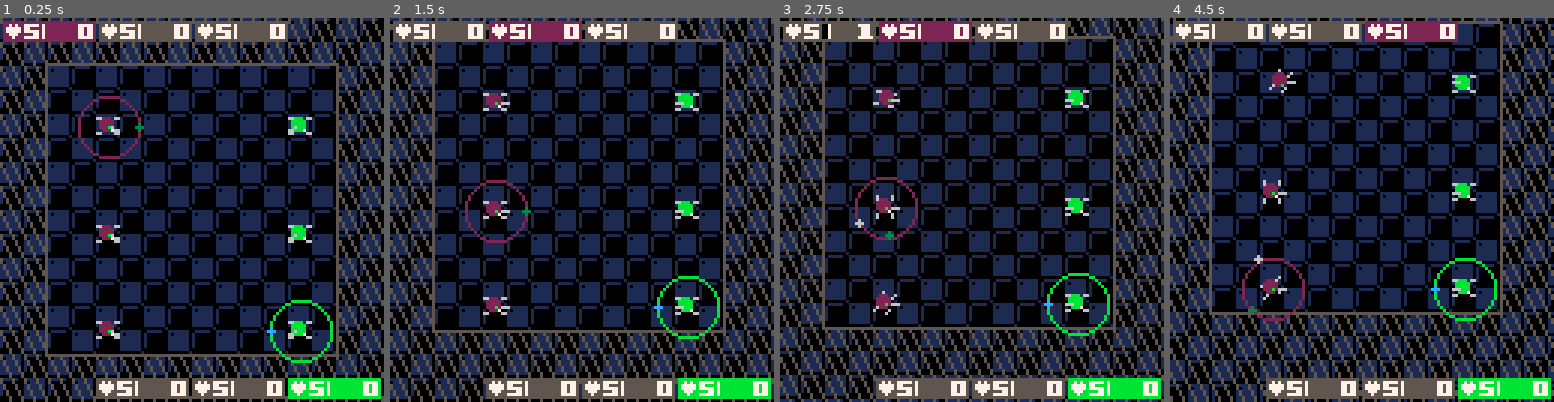
Above: before the commit, frames 1-4 (left to right).
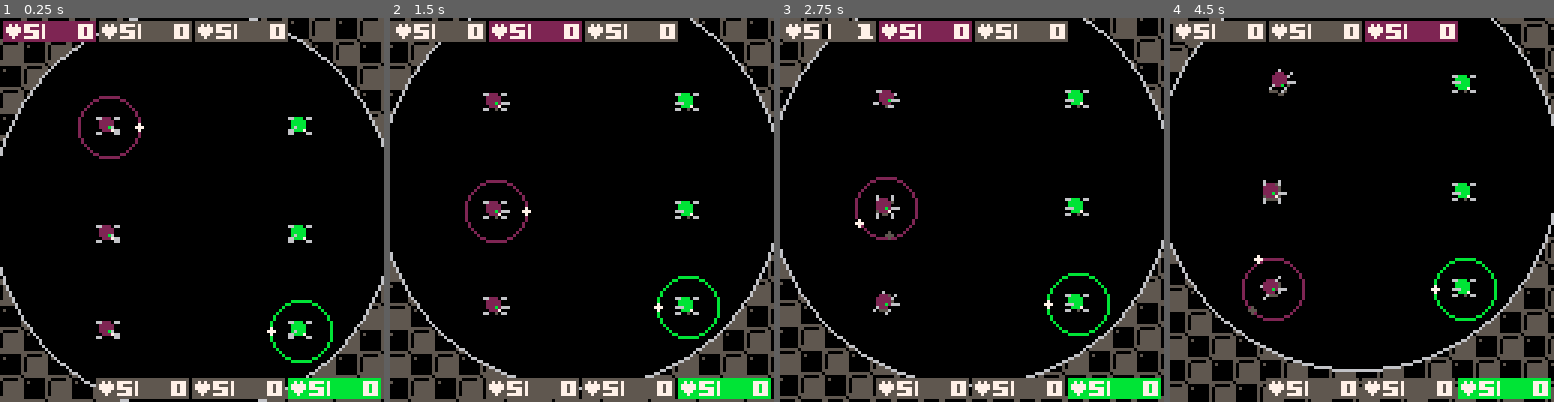
Above: after the commit, the same moments.

Repository: catnipped/pico1
Game: PICO-8 cartridge pico1.p8
Same seed, same stepped clock (60 frames per second), same inputs: the game is played once before the commit and once after it.
Inputs:
- Up to frame 1 (0.25 s): no input
- Up to frame 2 (1.5 s): tap O (Z key) at 0.7 s
- Up to frame 3 (2.75 s): hold Right 1.6-2.1 s; tap O (Z key) at 1.7, 2.1, 2.5 s; hold Up 2.15-2.42 s; hold Right from 2.47 s (still down)
- Up to frame 4 (4.5 s): tap O (Z key) every 0.4 s from 2.9 to 4.1 s; release Right at 3.03 s; hold Left 3.08-3.58 s; hold Down 3.63-3.97 s; hold Right from 4.02 s (still down)

The runs differ from the first frame. In frame 1, 51% of the frame differs, in the area x 0-100%, y 0-100%; in frame 2, 51%; in frame 3, 51%; in frame 4, 52%.

Commit message:
trails, todolist

Diff:
--- a/pico1.p8
+++ b/pico1.p8
@@ -3,7 +3,10 @@
 __lua__
 
 deadzone = 0.01
-center = 64
+center = {}
+center.x = 64
+center.y = 64
+arena = 67
 sprite = 8
 
 cam = {}
@@ -51,6 +54,41 @@
   car[nr].hitbox = 3
   car[nr].timer = 0
   car[nr].rotspeed = 0.01
+  car[nr].tracks_left_x = {}
+  car[nr].tracks_left_y = {}
+  car[nr].tracks_right_x = {}
+  car[nr].tracks_right_y = {}
+  car[nr].tracks_length = 0
+  car[nr].tracks_counter = 0
+end
+
+function tracks(c)
+  local length = 50
+  if c.tracks_counter > 10 then
+    add(c.tracks_left_x,c.x+2.5*sin(c.rot-0.25))
+    add(c.tracks_left_y,c.y+2.5*cos(c.rot-0.25))
+    add(c.tracks_right_x,c.x+2.5*sin(c.rot+0.25))
+    add(c.tracks_right_y,c.y+2.5*cos(c.rot+0.25))
+    c.tracks_length += 1
+    c.tracks_counter = 0
+    if c.tracks_length >= length then
+      del(c.tracks_left_x,c.tracks_left_x[1])
+      del(c.tracks_left_y,c.tracks_left_y[1])
+      del(c.tracks_right_x,c.tracks_right_x[1])
+      del(c.tracks_right_y,c.tracks_right_y[1])
+      c.tracks_length -= 1
+    end
+
+  else
+    c.tracks_counter += 1
+  end
+
+  for x = c.tracks_length-length ,c.tracks_length do
+    if x-1 >= 1 then
+      line(c.tracks_left_x[x],c.tracks_left_y[x],c.tracks_left_x[x-1],c.tracks_left_y[x-1],5)
+      line(c.tracks_right_x[x],c.tracks_right_y[x],c.tracks_right_x[x-1],c.tracks_right_y[x-1],5)
+    end
+  end
 end
 
 function cardraw(p)
@@ -73,8 +111,8 @@
   end
   if p.active == true then
     circ(p.x,p.y,10,p.clr)
-    circfill(p.x+10*sin(p.dir),p.y+10*cos(p.dir),1,6)
-    circfill(p.x+10*sin(p.rot),p.y+10*cos(p.rot),1,p.clr+1)
+    circfill(p.x+10*sin(p.rot),p.y+10*cos(p.rot),1,5)
+    circfill(p.x+10*sin(p.dir),p.y+10*cos(p.dir),1,7)
   end
 end
 
@@ -416,9 +454,7 @@
       car[x].dead = true
       car[x].throt = 0
       car[x].hp = 0
-      car[x].active = false
-      if x < 4 then switch(p1) else switch(p2) end
-    elseif car[x].x < 15 or car[x].x > 113 or car[x].y < 15 or car[x].y > 113 then
+    elseif pythagoras(center,car[x]) > arena then
       car[x].dir = atan2(64-car[x].y,64-car[x].x)
       car[x].status = "auto"
     elseif car[x].hp < 2 then car[x].status = "danger" end
@@ -427,21 +463,14 @@
 
 function _draw()
   cls()
+
   map(0,0,-32,-32,24,24)
-  for x = -16,136,8 do
-    for y = -16,136,8 do
-      if x < 15 or x > 111 then
-        spr(32,x,y)
-      end
-      if x > 15 or x < 111 then
-        if y < 15 or y > 111 then
-          spr(32,x,y)
-        end
-      end
-    end
-  end
-  rect(15,15,112,112,5)
-
+  circfill(center.x,center.y,arena,0)
+
+  circ(center.x,center.y,arena,6)
+  for x=1,6 do
+    tracks(car[x])
+  end
   for x=1,6 do
     cardraw(car[x])
   end
@@ -453,17 +482,18 @@
   for x = 4,6 do
    ui(cam.x,cam.y+120,car[x],p2)
   end
+
 end
 
 __gfx__
-00000000011111001111111055555555555555555555555500000000000000000000000000000000060000000000600000000600060000600600006000000000
-00000000100000001011111055555555555555555555555566000066660000666600006606600000006000006000060006000600060000600600006000000000
-00000000100000001111111055555555555555555005555500700700007007000070070000070066000700600600700006007000007007000070070000000000
-00000000100000001111111055555555555555555555555500077000000770000007700000077700000777060077700000777000000770000007700000000000
-00000000100000001111111055555555555555555555555500077000000770000007700000777000607770000007770000077700000770000007700000000000
-00000000100000001111111055555555555555555550055500700700007007000070070066007000060070000007006000070060007007000070070000000000
-00000000000000001111111055555555555500555555555566000066660000666600006600000660000006000060000600600060060000600600006000000000
-00000000000000000000000155555555055555555555555500000000000000000000000000000000000000600006000000600000060000600600006000000000
+00000000500000550000000555555555555555555555555500000000000000000000000000000000060000000000600000000600060000600600006000000000
+00000000055555550500000555555555555555555555555566000066660000666600006606600000006000006000060006000600060000600600006000000000
+00000000055555550000000555555555555555555005555500700700007007000070070000070066000700600600700006007000007007000070070000000000
+00000000055555550000000555555555555555555555555500077000000770000007700000077700000777060077700000777000000770000007700000000000
+00000000055555550000000555555555555555555555555500077000000770000007700000777000607770000007770000077700000770000007700000000000
+00000000055555550000000555555555555555555550055500700700007007000070070066007000060070000007006000070060007007000070070000000000
+00000000555555550000000555555555555500555555555566000066660000666600006600000660000006000060000600600060060000600600006000000000
+00000000555555555555555055555555055555555555555500000000000000000000000000000000000000600006000000600000060000600600006000000000
 50005000000000000000000000000000000000000000000000000000000000000000000000000000000000000000000000000000000000000000000000000000
 05000500000000000000000000000000000000000000000000000000000000000000000000000000000000000000000000000000000000000000000000000000
 00500050000000000000000000000000000000000000000000000000000000000000000000000000000000000000000000000000000000000000000000000000
Not shown, added: todo.md
